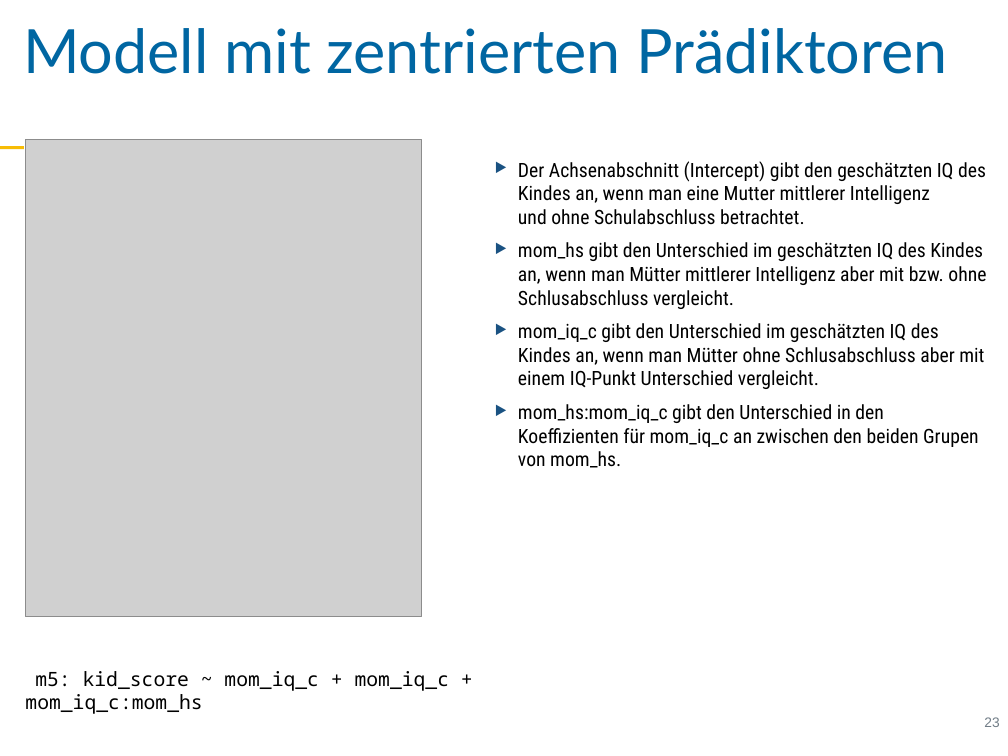
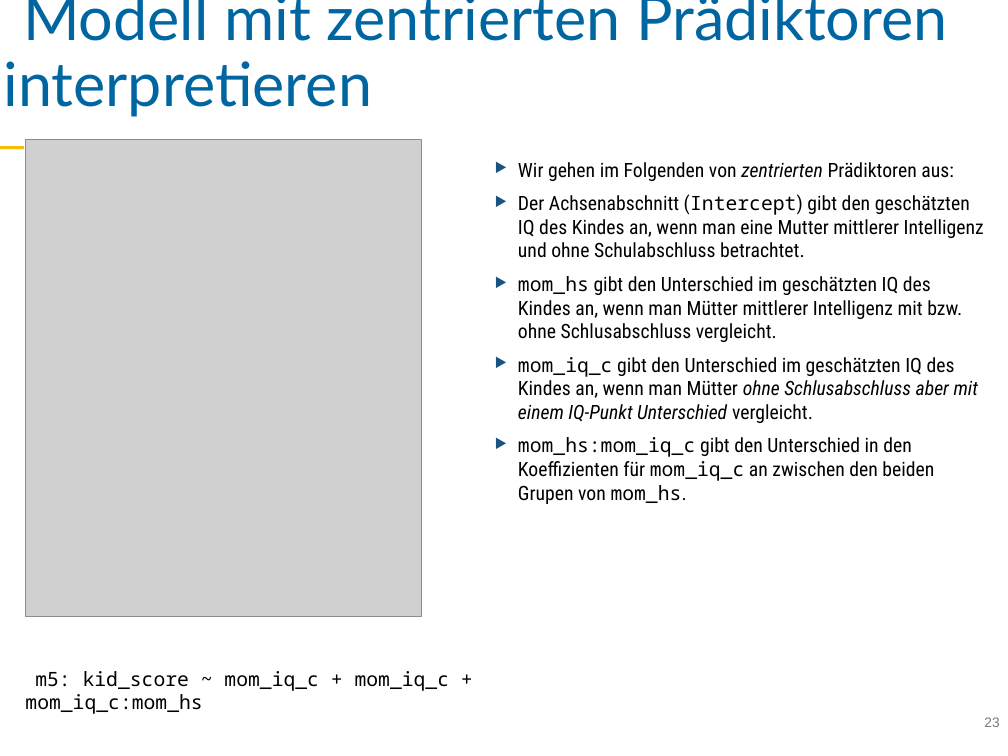
Before and after one commit to sebastiansauer/vorhersagemodellierung, a slide deck: slide 23 of Skript-Folien/QM1-Thema11.pptx. Drawn at 1008x756 pixels with LibreOffice and Linux fonts; fonts in the diff are those of the drawing; grey boxes stand for pictures. Boxes give left, top, right and bottom in pixels: in the first picture for what was removed or moved away, otherwise in the second. Text is boxed around its words. In the diff, an @@ line names an element or a change of style, - is before the commit and + after.

```diff
--- a/Skript-Folien/QM1-Thema11.pptx
+++ b/Skript-Folien/QM1-Thema11.pptx
@@ text at (3,0,948,117): text changed @@
-Modell mit zentrierten Prädiktoren
+Modell mit zentrierten Prädiktoren interpretieren
@@ text at (518,162,954,181): paragraph added @@
+‣ Wir gehen im Folgenden von zentrierten Prädiktoren aus:
@@ text at (518,194,984,504): font Roboto Condensed to Noto Sans Mono in "(Intercept)", "mom_iq_c", "mom_hs:mom_iq_c mom_iq_c mom_hs."; italic on in "ohne Schlusabschluss aber mit einem IQ-Punkt Unterschied" @@
@@ text at (518,276,962,342): text changed @@
-‣ mom_hs gibt den Unterschied im geschätzten IQ des Kindes an, wenn man Mütter mittlerer Intelligenz aber mit bzw. ohne Schlusabschluss vergleicht.
+‣ mom_hs gibt den Unterschied im geschätzten IQ des Kindes an, wenn man Mütter mittlerer Intelligenz mit bzw. ohne Schlusabschluss vergleicht.
```
Also in this commit, not shown: 20 other slides changed, 6 other files.
